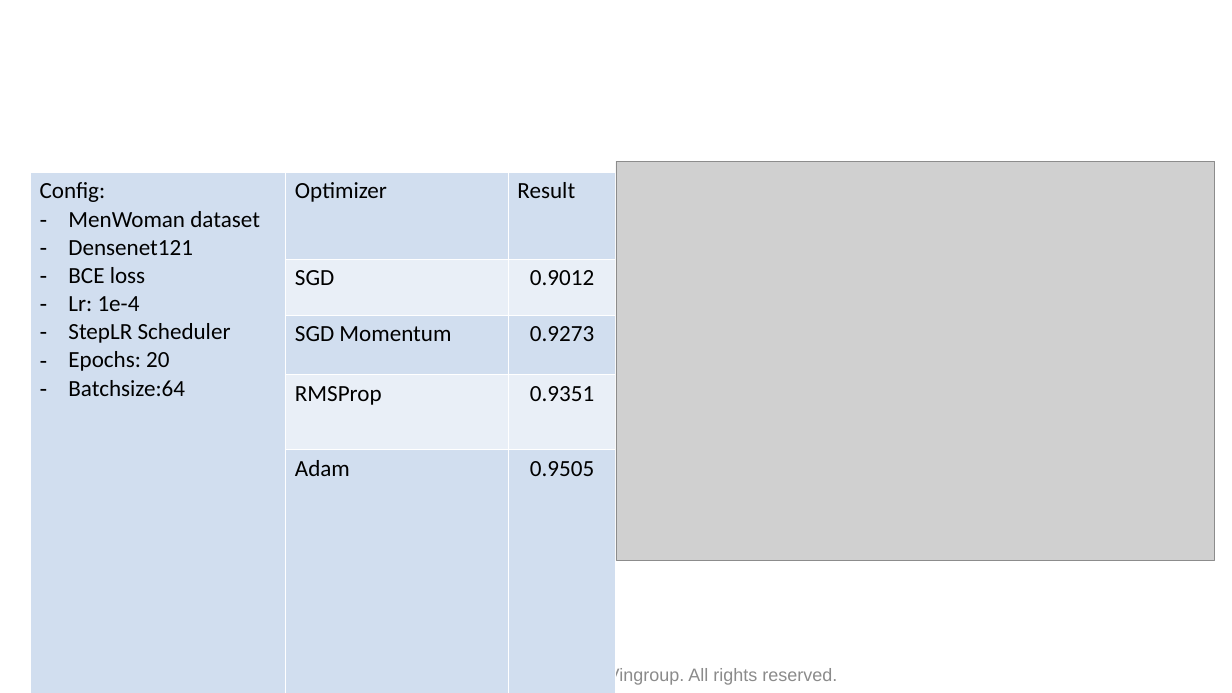
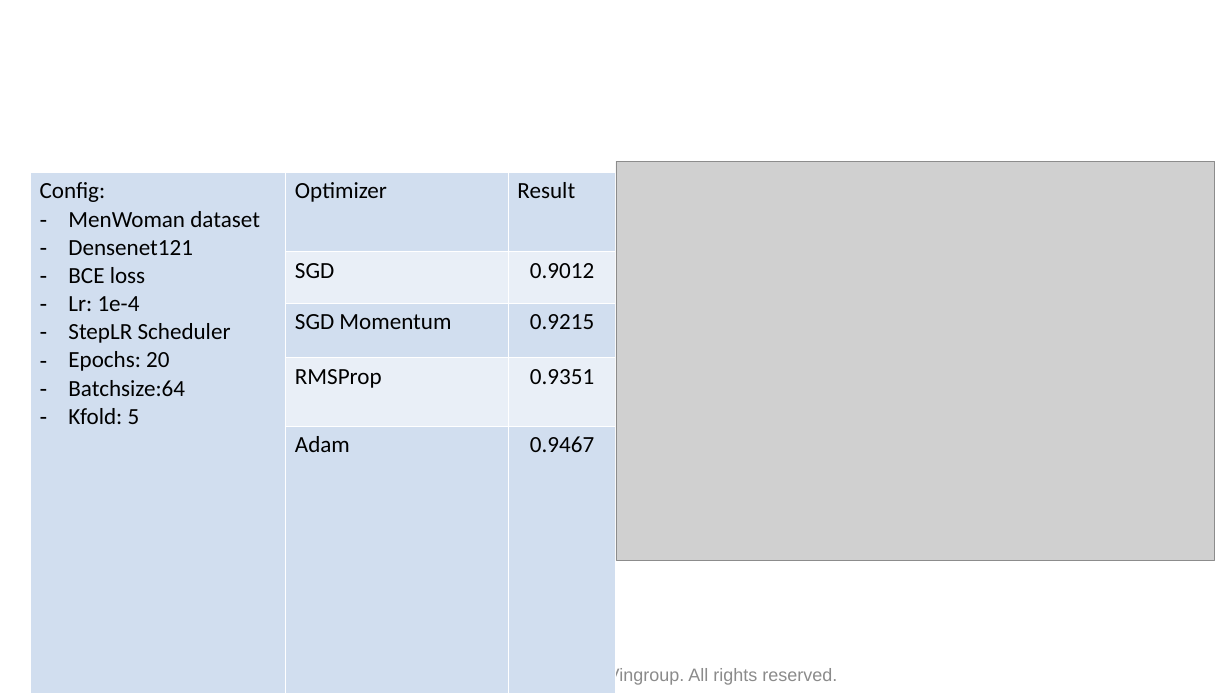
Before and after one commit to huyentls1114/vinbrain-internship, a slide deck: slide 15 of mid_term/mid_term_v2.pptx. Drawn at 1232x693 pixels with LibreOffice and Linux fonts; fonts in the diff are those of the drawing; grey boxes stand for pictures; background and template pictures are left out. Boxes give left, top, right and bottom in pixels: in the first picture for what was removed or moved away, otherwise in the second. Text is boxed around its words. In the diff, an @@ line names an element or a change of style, - is before the commit and + after.

```diff
--- a/mid_term/mid_term_v2.pptx
+++ b/mid_term/mid_term_v2.pptx
@@ table at (x1=30, y1=172, x2=616, y2=518) @@
-row 1, column 1: Config: / MenWoman dataset / Densenet121 / BCE loss / Lr: 1e-4 / StepLR Scheduler / Epochs: 20 / Batchsize:64
+row 1, column 1: Config: / MenWoman dataset / Densenet121 / BCE loss / Lr: 1e-4 / StepLR Scheduler / Epochs: 20 / Batchsize:64 / Kfold: 5
-row 3, column 3: 0.9273
+row 3, column 3: 0.9215
-row 5, column 3: 0.9505
+row 5, column 3: 0.9467
```
Also in this commit, not shown: 1 other slide changed, 2 other files.
